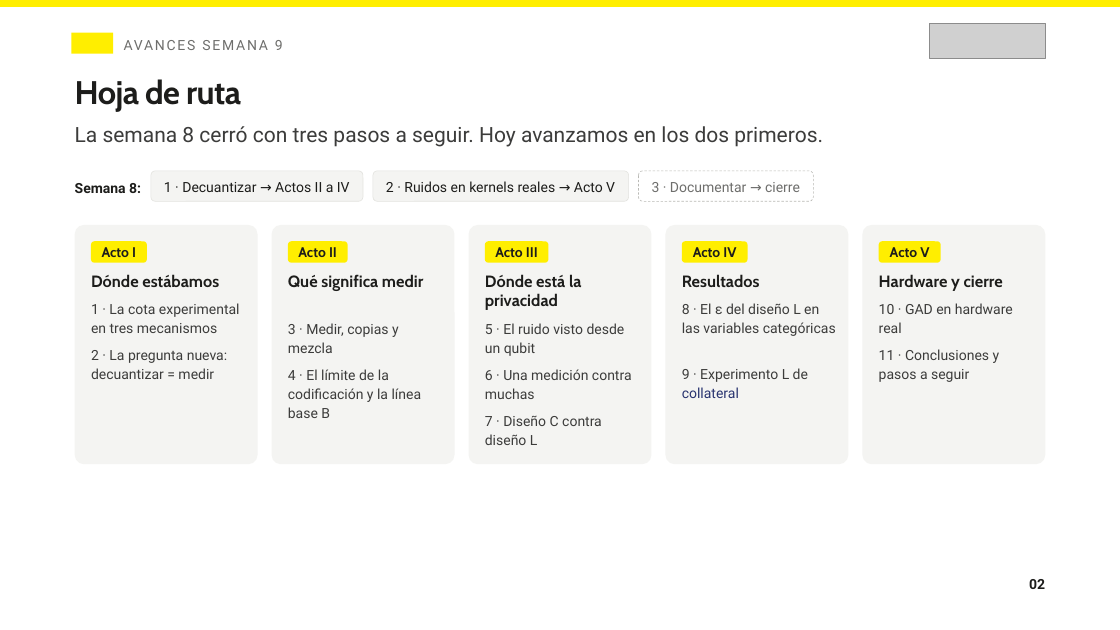
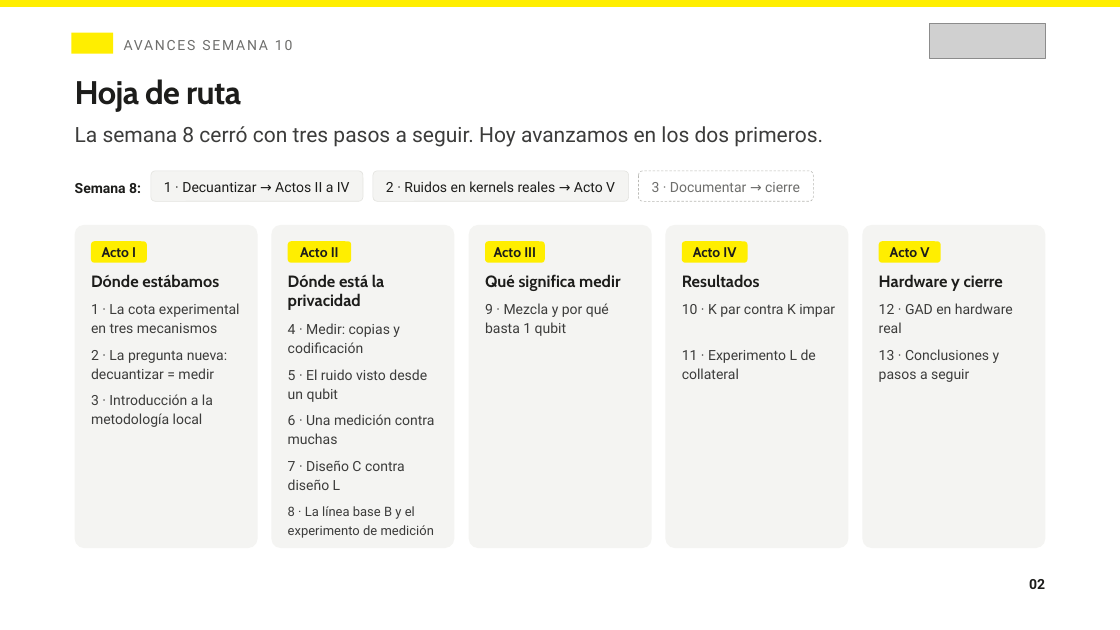
Before and after one commit to tomasSiSa18/TesisPregrado, a slide deck: slide 2 of PresentacionSemana10/Avances semana 10.pptx. Drawn at 1120x630 pixels with LibreOffice and Linux fonts; fonts in the diff are those of the drawing; grey boxes stand for pictures. Boxes give left, top, right and bottom in pixels: in the first picture for what was removed or moved away, otherwise in the second. Text is boxed around its words. In the diff, an @@ line names an element or a change of style, - is before the commit and + after.

```diff
--- a/PresentacionSemana10/Avances semana 10.pptx
+++ b/PresentacionSemana10/Avances semana 10.pptx
@@ text at [103, 130, 178, 142]: text changed @@
-AVANCES SEMANA 9
+AVANCES SEMANA 10
@@ rounded rectangle: place and size @@
-rounded rectangle at [75, 225, 258, 465]
+rounded rectangle at [75, 225, 258, 549]
@@ rounded rectangle: place and size @@
-rounded rectangle at [469, 225, 652, 465]
+rounded rectangle at [271, 225, 455, 549]
@@ rounded rectangle: place and size @@
-rounded rectangle at [271, 225, 455, 465]
+rounded rectangle at [469, 225, 652, 549]
@@ rounded rectangle: place and size @@
-rounded rectangle at [665, 225, 849, 465]
+rounded rectangle at [665, 225, 849, 549]
@@ rounded rectangle: place and size @@
-rounded rectangle at [863, 225, 1046, 465]
+rounded rectangle at [863, 225, 1046, 549]
@@ rounded rectangle "Acto II": place and size @@
-rounded rectangle "Acto II" at [288, 241, 348, 263]
+rounded rectangle "Acto II" at [288, 241, 352, 263]
@@ rounded rectangle "Acto III": place and size @@
-rounded rectangle "Acto III" at [485, 241, 549, 263]
+rounded rectangle "Acto III" at [485, 241, 544, 263]
@@ text "Dónde está la privacidad": place and size @@
-text "Dónde está la privacidad" at [485, 274, 581, 310]
+text "Dónde está la privacidad" at [288, 274, 384, 310]
@@ text "Qué significa medir": place and size @@
-text "Qué significa medir" at [288, 274, 423, 291]
+text "Qué significa medir" at [485, 274, 620, 291]
@@ text at [288, 323, 400, 353]: text changed @@
-3 · Medir, copias y mezcla
+4 · Medir: copias y codificación
@@ text added at [485, 303, 609, 336], 12 pt, text #3C3C3B @@
+9 · Mezcla y por qué basta 1 qubit
@@ text at [682, 304, 835, 317]: text changed @@
-8 · El ε del diseño L en las variables categóricas
+10 · K par contra K impar
@@ text at [879, 303, 1013, 333]: text changed @@
-10 · GAD en hardware real
+12 · GAD en hardware real
@@ text at [682, 349, 816, 379]: text changed @@
-9 · Experimento L de collateral
+11 · Experimento L de collateral
@@ text at [879, 349, 1000, 382]: text changed @@
-11 · Conclusiones y pasos a seguir
+13 · Conclusiones y pasos a seguir
@@ text removed at [288, 369, 422, 418] @@
-4 · El límite de la codificación y la línea base B
@@ text added at [91, 394, 213, 427], 12 pt, text #3C3C3B @@
+3 · Introducción a la metodología local
@@ 3 texts: place and size @@
-3 texts at [485, 323, 632, 445]
+3 texts at [288, 369, 435, 490]
@@ text added at [288, 506, 434, 538], 11.1 pt, text #3C3C3B @@
+8 · La línea base B y el experimento de medición
```
Also in this commit, not shown: 36 other slides changed, 6 slides added, 2 slides removed, 1 other file.
